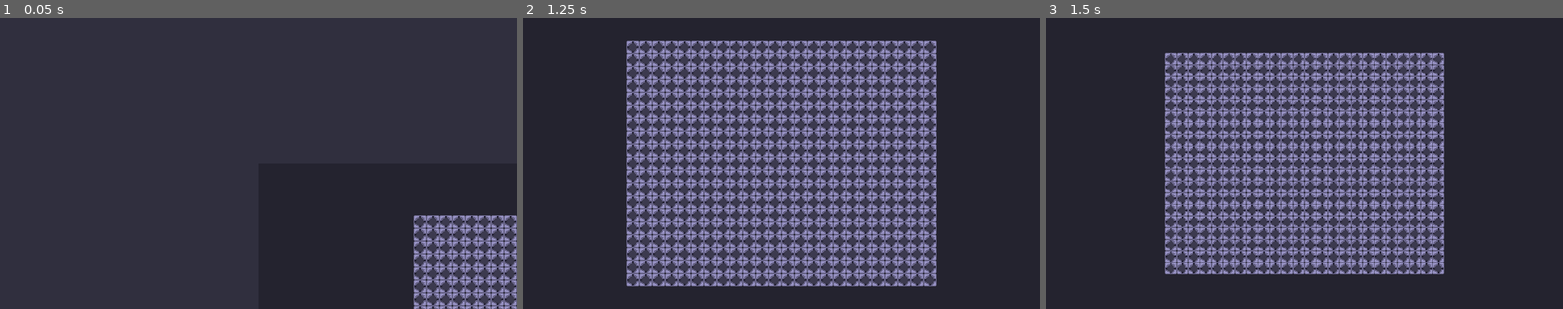
Above: before the commit, frames 1-3 (left to right).
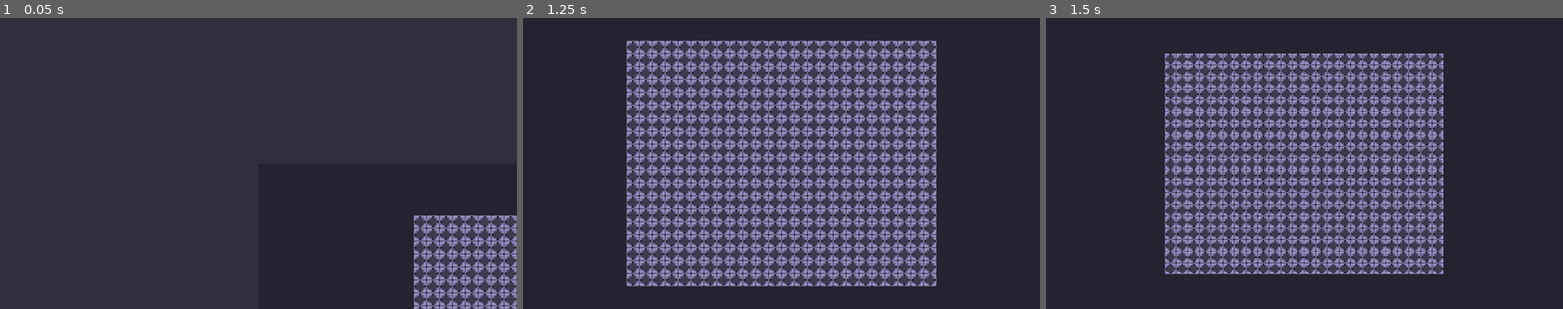
Above: after the commit, the same moments.

Repository: FVT34U/grinding_rooms
Game: Godot game, scene res://map/game_map.tscn
Two runs of this game, one before a commit and one after it. Both use one fixed random seed, a clock stepped at 60 frames per second and the inputs below.
Inputs (mouse positions are in pixels of both pictures, inside the frame that each line leads up to):
- Up to frame 1 (0.05 s): no input
- Up to frame 2 (1.25 s): tap Enter at 0.5 s; move the mouse to (895, 148) at 0.52 s; tap Middle mouse button (middle_mouse) at 0.6 s
- Up to frame 3 (1.5 s): tap Space at 1.25 s; move the mouse to (1201, 178) at 1.27 s; tap Mouse wheel down (scroll_down) at 1.35 s

Frames 1-2 are identical in both runs. In frame 3, 9.0% of the frame differs, in the area x 22-78%, y 11-89%.

Commit message:
add base_enemy and char_info with hp_bar

Diff:
--- /dev/null
+++ b/enemies/base_enemy/base_enemy.gd
@@ -0,0 +1 @@
+class_name BaseEnemy extends Sprite2D
--- /dev/null
+++ b/enemies/base_enemy/base_enemy.tscn
@@ -0,0 +1,15 @@
+[gd_scene load_steps=4 format=3 uid="uid://dw37pp8swa2mv"]
+
+[ext_resource type="Texture2D" uid="uid://dtuvdjnq3prf6" path="res://assets/enemies/goblins/Goblin_01.png" id="1_lxi62"]
+[ext_resource type="Script" uid="uid://501ldun0j1oh" path="res://enemies/base_enemy/base_enemy.gd" id="2_02xms"]
+[ext_resource type="PackedScene" uid="uid://cmamwl5yxfk2b" path="res://ui/hud/info_panel/info_panel.tscn" id="3_8sayp"]
+
+[node name="BaseEnemy" type="Sprite2D"]
+texture = ExtResource("1_lxi62")
+script = ExtResource("2_02xms")
+
+[node name="HpBar" parent="." instance=ExtResource("3_8sayp")]
+offset_left = -108.0
+offset_top = -64.0
+offset_right = 92.0
+offset_bottom = -28.0
--- a/project.godot
+++ b/project.godot
@@ -24,6 +24,7 @@
 window/size/viewport_width=640
 window/size/viewport_height=360
 window/stretch/mode="viewport"
+window/stretch/scale_mode="integer"
 
 [input]
 
@@ -49,3 +50,4 @@
 renderer/rendering_method="gl_compatibility"
 renderer/rendering_method.mobile="gl_compatibility"
 environment/defaults/default_clear_color=Color(0.188123, 0.18332, 0.241171, 1)
+2d/snap/snap_2d_transforms_to_pixel=true
--- /dev/null
+++ b/ui/hud/info_panel/info_panel.tscn
@@ -0,0 +1,72 @@
+[gd_scene load_steps=3 format=3 uid="uid://cmamwl5yxfk2b"]
+
+[sub_resource type="StyleBoxFlat" id="StyleBoxFlat_yno5v"]
+bg_color = Color(0.109845, 0.194759, 0.322662, 1)
+border_width_left = 3
+border_width_top = 2
+border_width_right = 1
+border_width_bottom = 1
+border_color = Color(0.654036, 0.8702, 0.603251, 1)
+corner_radius_top_left = 15
+corner_radius_top_right = 15
+corner_radius_bottom_right = 15
+corner_radius_bottom_left = 15
+shadow_size = 1
+shadow_offset = Vector2(2, 2)
+
+[sub_resource type="StyleBoxFlat" id="StyleBoxFlat_sudxt"]
+bg_color = Color(0.950413, 0.382441, 0.455293, 1)
+border_width_left = 3
+border_width_top = 2
+border_width_right = 1
+border_width_bottom = 1
+border_color = Color(0.654902, 0.870588, 0.603922, 1)
+corner_radius_top_left = 3
+corner_radius_top_right = 3
+corner_radius_bottom_right = 3
+corner_radius_bottom_left = 3
+shadow_size = 1
+shadow_offset = Vector2(1, 1)
+
+[node name="InfoPanel" type="PanelContainer"]
+anchors_preset = 7
+anchor_left = 0.5
+anchor_top = 1.0
+anchor_right = 0.5
+anchor_bottom = 1.0
+offset_left = -320.0
+offset_top = -360.0
+offset_right = -120.0
+offset_bottom = -324.0
+grow_horizontal = 2
+grow_vertical = 0
+theme_override_styles/panel = SubResource("StyleBoxFlat_yno5v")
+
+[node name="MarginContainer" type="MarginContainer" parent="."]
+layout_mode = 2
+theme_override_constants/margin_left = 5
+theme_override_constants/margin_top = 5
+theme_override_constants/margin_right = 5
+theme_override_constants/margin_bottom = 5
+
+[node name="HBoxContainer" type="HBoxContainer" parent="MarginContainer"]
+layout_mode = 2
+size_flags_vertical = 4
+theme_override_constants/separation = 5
+
+[node name="CharacterName" type="Label" parent="MarginContainer/HBoxContainer"]
+layout_mode = 2
+size_flags_horizontal = 4
+theme_override_colors/font_shadow_color = Color(0, 0, 0, 1)
+text = "CharName"
+horizontal_alignment = 1
+vertical_alignment = 1
+
+[node name="HpBar" type="ProgressBar" parent="MarginContainer/HBoxContainer"]
+custom_minimum_size = Vector2(0, 20)
+layout_mode = 2
+size_flags_horizontal = 3
+size_flags_vertical = 4
+theme_override_styles/fill = SubResource("StyleBoxFlat_sudxt")
+value = 100.0
+show_percentage = false
Binary file added: assets/enemies/goblins/Goblin_01.png
Not shown, added: assets/enemies/goblins/Goblin_01.png.import
Not shown, added: enemies/base_enemy/base_enemy.gd.uid
